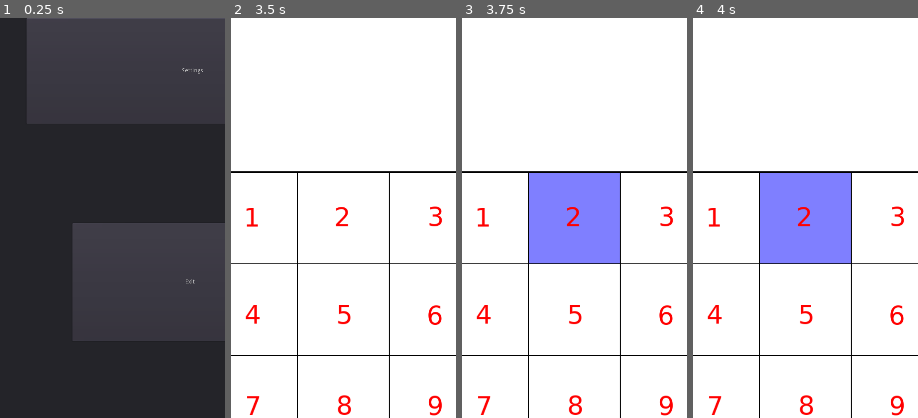
Above: before the commit, frames 1-4 (left to right).
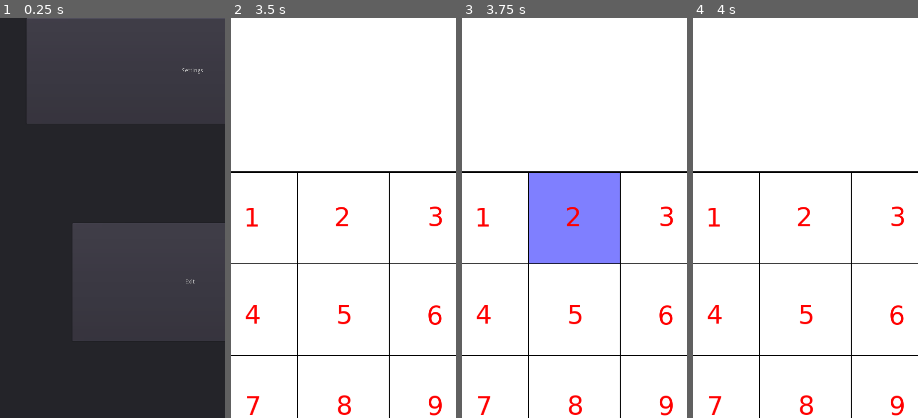
Above: after the commit, the same moments.

Repository: UnrealisticDino/sudoku
Game: Godot game, scene res://Scenes/MainMenu.tscn
The game is run twice, just before and just after one commit, with the same random seed, the same clock (stepped at 60 frames per second) and the same inputs.
Inputs (mouse positions are % of the whole screen's width and height, from its top left):
- Up to frame 1 (0.25 s): no input
- Up to frame 2 (3.5 s): click "Start" at 0.5 s; tap Enter at 1.25, 2.75 s; move the mouse to (72, 45) at 1.27 s; tap 1 at 1.35, 2.1, 3.05 s; click (72, 45) at 1.42 s; tap Space at 2 s; move the mouse to (30, 55) at 2.02 s; click (30, 55) at 2.17 s; move the mouse to (60, 28) at 2.77 s; tap Shift at 2.85 s; click (60, 28) at 2.92 s
- Up to frame 3 (3.75 s): tap Space at 3.5 s; move the mouse to (45, 70) at 3.52 s; tap Z at 3.6 s; click (45, 70) at 3.67 s
- Up to frame 4 (4 s): tap 1 at 3.8 s
The pictures show only the part of the screen within x 10-60%, y 43-93%; the shares and areas given below are measured in that part.

Frames 1-3 are identical in both runs. In frame 4, 9.1% of the frame differs, in the area x 29-71%, y 38-62%.
Error before the commit: Invalid get index 'y' (on base: 'Array'). (res://Scenes/DrawGrid.gd:263)

Commit message:
Game controls work now

Diff:
--- a/Scenes/DrawGrid.gd
+++ b/Scenes/DrawGrid.gd
@@ -155,16 +155,20 @@
 func _process(delta):
 	if !Global.hint and mouse_button_down:  # Added the !Global.hint condition
 		var mouse_position = get_global_mouse_position()
-		for i in range(grid_size):
-			for j in range(grid_size):
-				var cell_name = "cell_" + str(i) + "_" + str(j)
-				var cell = get_node_or_null(cell_name)
-				if cell and cell.get_rect().has_point(mouse_position):
-					var cell_vector = Vector2(i, j)
-					if !selected_cells.has(cell_vector):
-						selected_cells.append(cell_vector)
-						# Add any additional logic for when a cell is selected
-	_draw_grid()  # Redraw the grid to reflect the changes
+
+		# Add the condition here to check if the mouse is within the grid boundaries
+		if (start_x <= mouse_position.x) and (mouse_position.x <= start_x + grid_width) and (start_y <= mouse_position.y) and (mouse_position.y <= start_y + grid_height):
+
+			for i in range(grid_size):
+				for j in range(grid_size):
+					var cell_name = "cell_" + str(i) + "_" + str(j)
+					var cell = get_node_or_null(cell_name)
+					if cell and cell.get_rect().has_point(mouse_position):
+						var cell_vector = Vector2(i, j)
+						if !selected_cells.has(cell_vector):
+							selected_cells.append(cell_vector)
+
+			_draw_grid()  # Redraw the grid to reflect the changes
 
 func _input(event):
 	if event is InputEventMouseButton:
@@ -188,26 +192,29 @@
 
 	# Check for mouse click to select a cell
 	if event is InputEventMouseButton and event.pressed:
-		var cell_y = int((event.position.x - start_x) / scaled_cell_size)
-		var cell_x = int((event.position.y - start_y) / scaled_cell_size)
-
-		# Check if the click is within the grid boundaries
-		if 0 <= cell_x and cell_x < grid_size and 0 <= cell_y and cell_y < grid_size:
-			var new_selected_cell = Vector2(cell_x, cell_y)
-
-			# If Shift key is pressed, add to the list; otherwise, clear the list and add the new cell
-			if is_shift_pressed:
-				if new_selected_cell in selected_cells:
-					selected_cells.erase(new_selected_cell)
+		print("Mouse clicked at: ", event.position)
+		print("Grid boundaries: x(", start_x, ", ", start_x + grid_width, ") y(", start_y, ", ", start_y + grid_height, ")")
+
+		if (start_x <= event.position.x) and (event.position.x <= start_x + grid_width) and (start_y <= event.position.y) and (event.position.y <= start_y + grid_height):
+			var cell_y = int((event.position.x - start_x) / scaled_cell_size)
+			var cell_x = int((event.position.y - start_y) / scaled_cell_size)
+
+			# Check if the click is within the grid boundaries
+			if 0 <= cell_x and cell_x < grid_size and 0 <= cell_y and cell_y < grid_size:
+				var new_selected_cell = Vector2(cell_x, cell_y)
+
+				# If Shift key is pressed, add to the list; otherwise, clear the list and add the new cell
+				if is_shift_pressed:
+					if new_selected_cell in selected_cells:
+						selected_cells.erase(new_selected_cell)
+					else:
+						selected_cells.append(new_selected_cell)
 				else:
-					selected_cells.append(new_selected_cell)
-			else:
-				selected_cells = [new_selected_cell]
-
-			# Update the highlighted digits if the setting is turned on
-			if Global.highlight_identical_digits:
-				highlight_identical_digits(new_selected_cell)
-
+					selected_cells = [new_selected_cell]
+
+				# Update the highlighted digits if the setting is turned on
+				if Global.highlight_identical_digits:
+					highlight_identical_digits(new_selected_cell)
 			_draw_grid()
 
 	# Check for Backspace key press to clear the selected cell
@@ -255,6 +262,10 @@
 func input_number(cell, number):
 	print("cell == ", cell, "number == ", number)
 
+	if number_source[cell.x][cell.y] != "player":
+		print("Cannot overwrite a game-placed digit.")
+		return
+
 	save_state()  # Save the state before making changes
 	if Global.hint:
 		var new_selected_cell = cell
@@ -288,6 +299,7 @@
 		highlight_identical_digits(cell)
 
 	Global.hint = false
+	_draw_grid()
 
 func _on_size_changed():
 	# Recalculate the grid parameters
@@ -338,7 +350,7 @@
 			current_pencils.append(digit)  # Add the penciled-in digit
 			#print("Added pencil digit: ", digit)
 		Global.penciled_digits[cell.x][cell.y] = current_pencils
-#		_draw_grid()  # Redraw the grid to reflect the changes
+		_draw_grid()  # Redraw the grid to reflect the changes
 
 func undo():
 	print("Undo stack before undo: ", undo_stack)
--- a/Scenes/PlayerInput.gd
+++ b/Scenes/PlayerInput.gd
@@ -89,12 +89,13 @@
 						if digit != null:
 							selected_cells = DrawGrid.selected_cells
 							print(selected_cells, digit)
-							DrawGrid.input_number(selected_cells, digit)  # Call the function with the digit
+							for selected_cell in selected_cells:
+								DrawGrid.input_number(selected_cell, digit)  # Call the function with the digit
 						else:
 							print("Digit is null")
 
-						if selected_cells:
-							selected_cells.get_child(0).visible = false  # Hide the highlight of the previously selected cell
+#						if selected_cells:
+#							selected_cells.get_child(0).visible = false  # Hide the highlight of the previously selected cell
 						selected_cells = cell
 						selected_cells.get_child(0).visible = true  # Show the highlight of the selected cell
 						break
@@ -103,9 +104,9 @@
 			if is_hint_box_pressed and is_mouse_over_hint_box:
 				is_hint_box_pressed = false
 				_swap_colors()
-#			elif selected_cells:
-#				selected_cells.get_child(0).visible = false  # Hide the highlight of the selected cell
-#				selected_cells = null
+			elif selected_cells:
+				selected_cells.get_child(0).visible = false  # Hide the highlight of the selected cell
+				selected_cells = null
 
 func _swap_colors():
 	if is_hint_box_pressed:
Not shown, changed: Moves_Made/moves.txt
Not shown, added: export_presets.cfg
